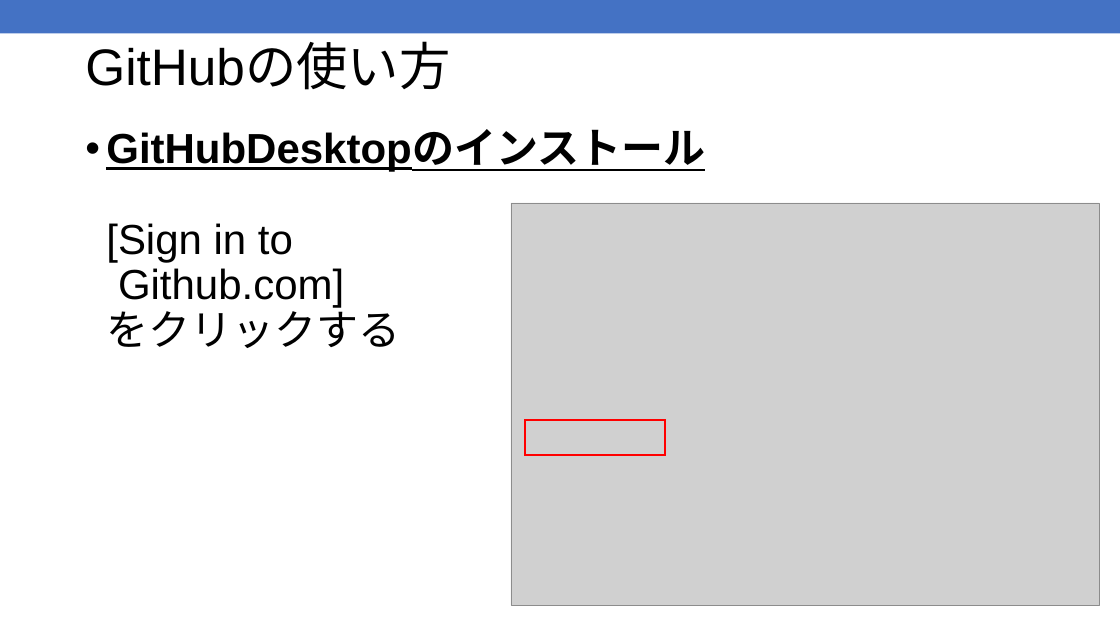
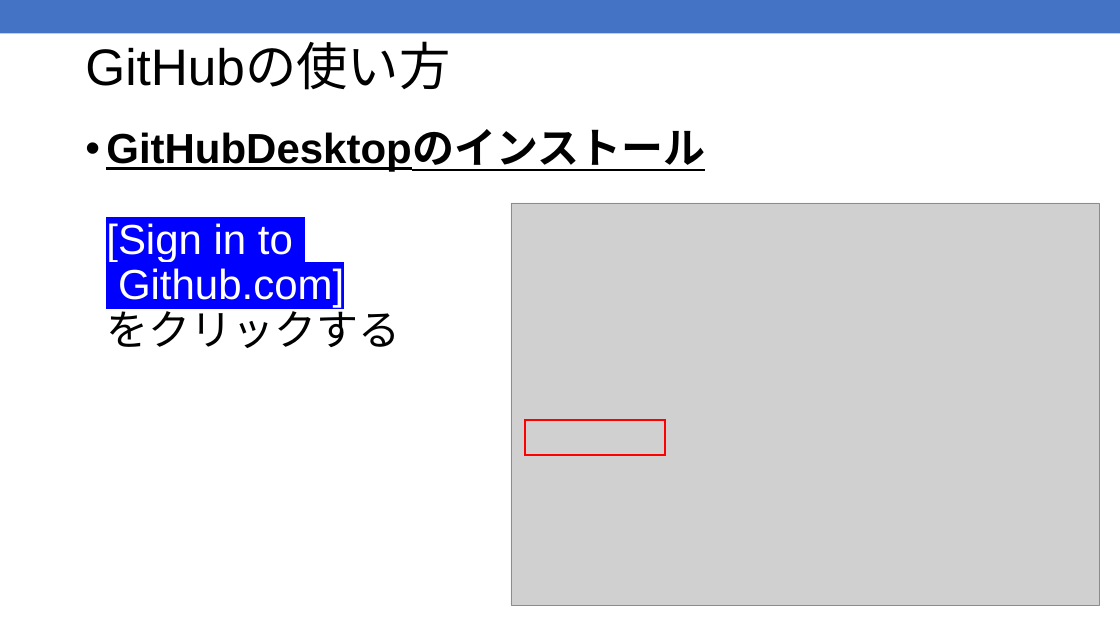
Before and after one commit to kic-murata/cpp2025, a slide deck: slide 17 of 授業資料/GitHub.pptx. Drawn at 1120x630 pixels with LibreOffice and Linux fonts; fonts in the diff are those of the drawing; grey boxes stand for pictures. Boxes give left, top, right and bottom in pixels: in the first picture for what was removed or moved away, otherwise in the second. Text is boxed around its words. In the diff, an @@ line names an element or a change of style, - is before the commit and + after.

```diff
--- a/授業資料/GitHub.pptx
+++ b/授業資料/GitHub.pptx
@@ text "GitHubDesktopのインストール [Sign in to Github.com] ..." at <box>106,130,705,348</box>: text colour #000000 to #FFFFFF, highlight none to #0000FF in "[Sign in to Github.com]" @@
```
Also in this commit, not shown: 8 other slides changed.
